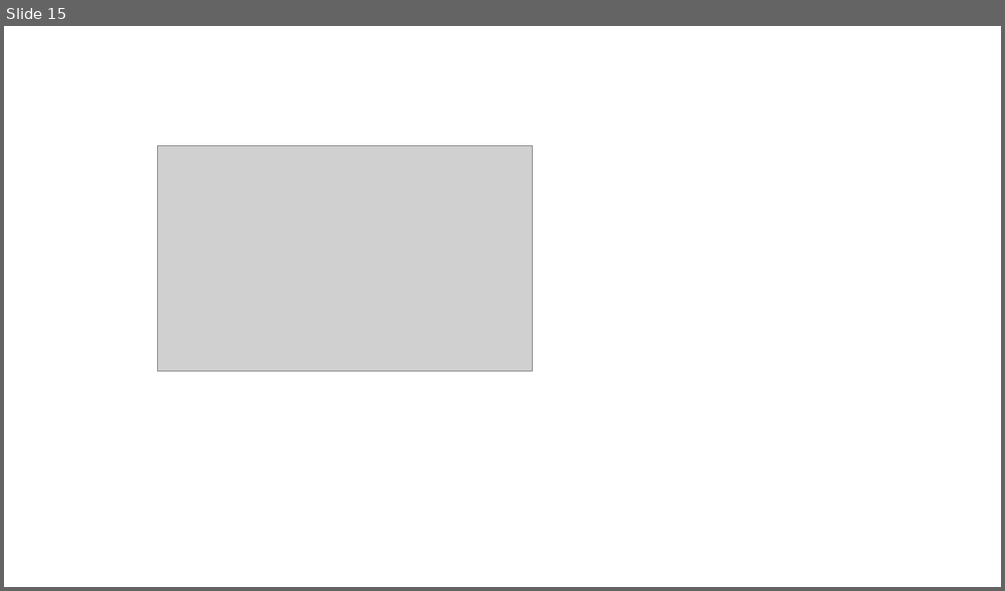
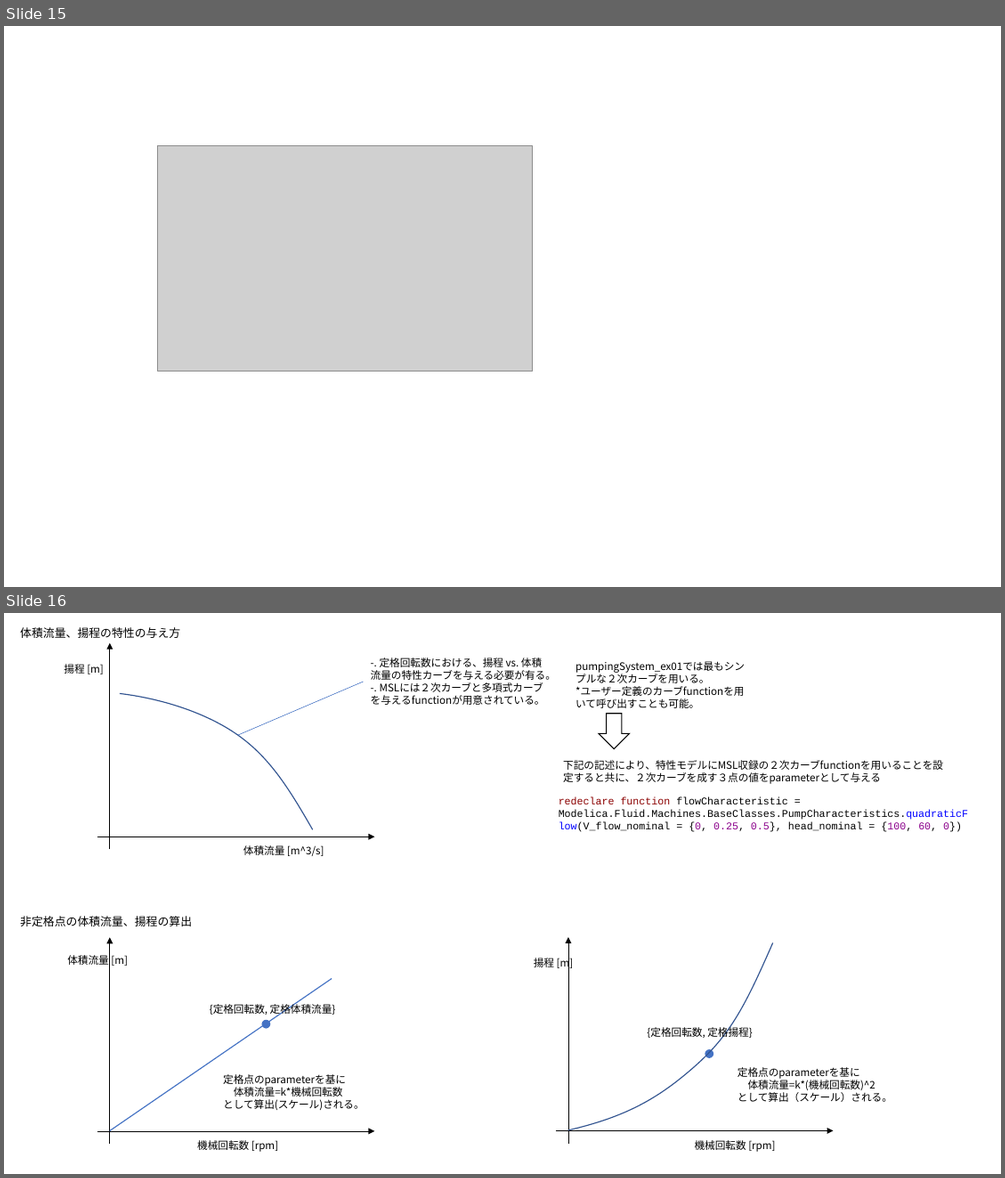
Before and after one commit to zeta-plusplus/WalkingInWorldOfThermoFluid, a slide deck: figs/makeFigs.pptx. Shown one above the other, each under a label of ours: slide 15 before the commit, slides 15 and 16 after it. The pictures are 1005x591 and 1005x1178 pixels, drawn with LibreOffice and Linux fonts; fonts in the diff are those of the drawing; grey boxes stand for pictures. Boxes give left, top, right and bottom in pixels: in the first picture for what was removed or moved away, otherwise in the second. Text is boxed around its words. In the diff, an @@ line names an element or a change of style, - is before the commit and + after.

```diff
--- a/figs/makeFigs.pptx
+++ b/figs/makeFigs.pptx
@@ slide 16 added at <box>4,613,1001,1174</box>, background #FFFFFF @@
@@ text added at <box>20,627,180,638</box>, 11 pt, text #000000 @@
+体積流量、揚程の特性の与え方
@@ text added at <box>64,662,104,676</box>, 10 pt, text #000000 @@
+揚程 [m]
@@ arrow added from (109, 850) to (109, 643), #000000 0.5 pt @@
@@ text added at <box>371,657,556,705</box>, 10 pt, text #000000 @@
+-. 定格回転数における、揚程 vs. 体積流量の特性カーブを与える必要が有る。
+-. MSLには２次カーブと多項式カーブを与えるfunctionが用意されている。
@@ text added at <box>575,661,744,708</box>, 10 pt, text #000000 @@
+pumpingSystem_ex01では最もシンプルな２次カーブを用いる。
+*ユーザー定義のカーブfunctionを用いて呼び出すことも可能。
@@ line added from (363, 682) to (238, 735), #4472C4 0.5 pt @@
@@ freeform shape added at <box>120,694,313,830</box>, outline #325491 1 pt @@
@@ down arrow added at <box>599,714,629,748</box>, fill #FFFFFF, outline #000000 1 pt @@
@@ text added at <box>563,760,943,784</box>, 10 pt, text #000000 @@
+下記の記述により、特性モデルにMSL収録の２次カーブfunctionを用いることを設定すると共に、２次カーブを成す３点の値をparameterとして与える
@@ text added at <box>558,797,968,832</box>, 10 pt, text #000000 @@
+redeclare function flowCharacteristic = Modelica.Fluid.Machines.BaseClasses.PumpCharacteristics.quadraticFlow(V_flow_nominal = {0, 0.25, 0.5}, head_nominal = {100, 60, 0})
@@ arrow added from (97, 836) to (375, 836), #000000 0.5 pt @@
@@ text added at <box>243,845,324,856</box>, 10 pt, text #000000 @@
+体積流量 [m^3/s]
@@ text added at <box>20,916,192,926</box>, 11 pt, text #000000 @@
+非定格点の体積流量、揚程の算出
@@ text added at <box>67,955,128,965</box>, 10 pt, text #000000 @@
+体積流量 [m]
@@ arrow added from (109, 1143) to (109, 938), #000000 0.5 pt @@
@@ text added at <box>534,956,574,970</box>, 10 pt, text #000000 @@
+揚程 [m]
@@ arrow added from (568, 1143) to (568, 937), #000000 0.5 pt @@
@@ freeform shape added at <box>568,943,774,1130</box>, outline #325491 1 pt @@
@@ line added from (332, 979) to (109, 1130), #4472C4 1 pt @@
@@ text added at <box>210,1002,336,1016</box>, 10 pt, text #000000 @@
+{定格回転数, 定格体積流量}
@@ ellipse added at <box>262,1020,271,1029</box>, fill #4472C4 @@
@@ text added at <box>647,1025,752,1039</box>, 10 pt, text #000000 @@
+{定格回転数, 定格揚程}
@@ ellipse added at <box>704,1049,713,1058</box>, fill #4472C4 @@
@@ text added at <box>223,1074,364,1110</box>, 10 pt, text #000000 @@
+定格点のparameterを基に
+体積流量=k*機械回転数
+として算出(スケール)される。
@@ text added at <box>737,1067,892,1102</box>, 10 pt, text #000000 @@
+定格点のparameterを基に
+体積流量=k*(機械回転数)^2
+として算出（スケール）される。
@@ arrow added from (97, 1131) to (375, 1131), #000000 0.5 pt @@
@@ text added at <box>197,1140,278,1151</box>, 10 pt, text #000000 @@
+機械回転数 [rpm]
@@ arrow added from (556, 1130) to (833, 1130), #000000 0.5 pt @@
@@ text added at <box>695,1140,775,1151</box>, 10 pt, text #000000 @@
+機械回転数 [rpm]
```
Also in this commit, not shown: 1 other slide added, 2 other files.
